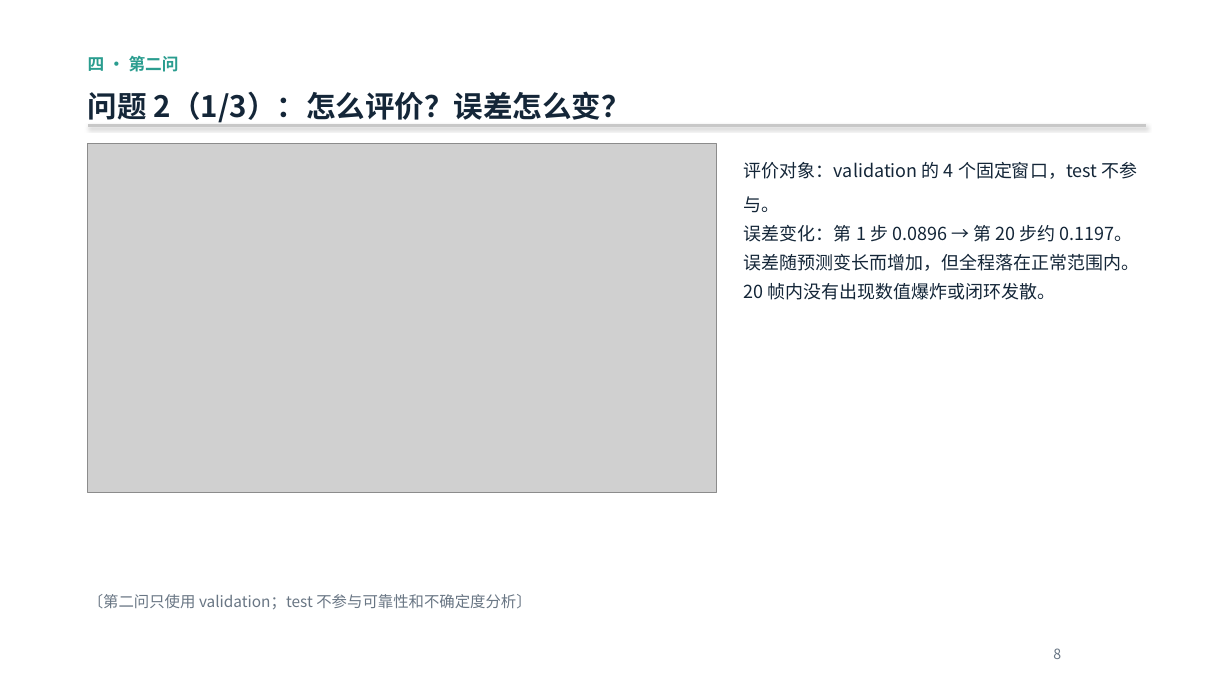
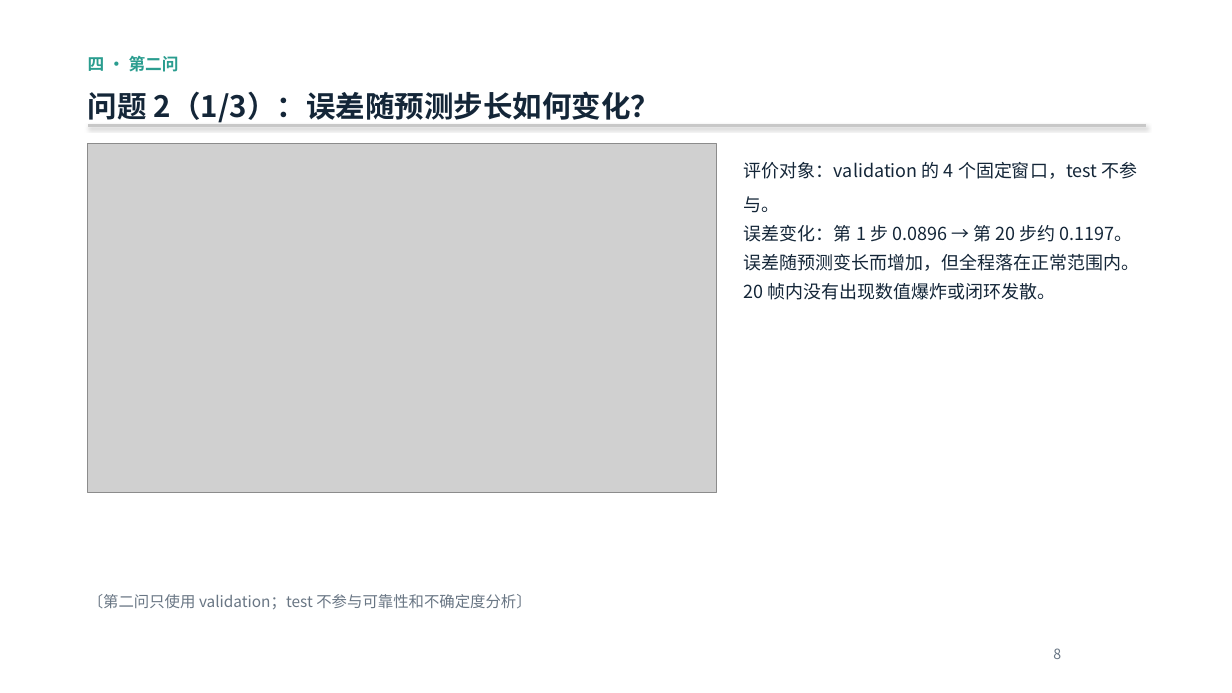
Before and after one commit to tuofeilun711/-A-, a slide deck: slide 8 of deliverables/A题_POD-AR_答辩汇报.pptx. Drawn at 1232x693 pixels with LibreOffice and Linux fonts; fonts in the diff are those of the drawing; grey boxes stand for pictures. Boxes give left, top, right and bottom in pixels: in the first picture for what was removed or moved away, otherwise in the second. Text is boxed around its words. In the diff, an @@ line names an element or a change of style, - is before the commit and + after.

```diff
--- a/deliverables/A题_POD-AR_答辩汇报.pptx
+++ b/deliverables/A题_POD-AR_答辩汇报.pptx
@@ text at <box>88,91,661,125</box>: text changed @@
-问题 2（1/3）：怎么评价？误差怎么变？
+问题 2（1/3）：误差随预测步长如何变化？
```
Also in this commit, not shown: 2 other slides changed.
